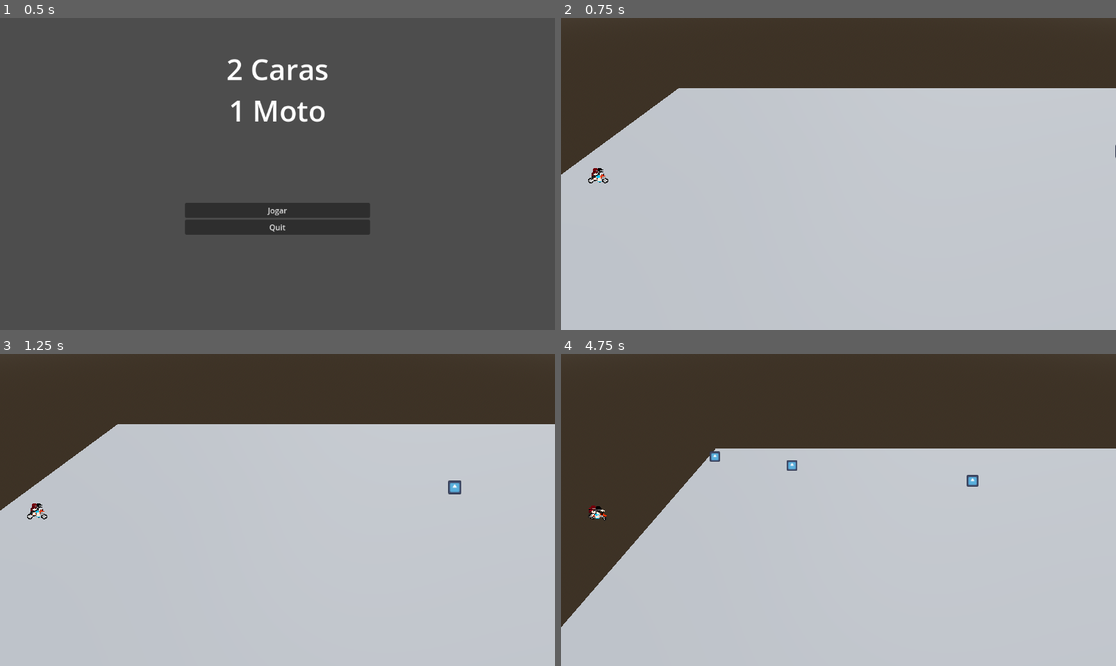
Above: before the commit, frames 1-4 (two rows, left to right).
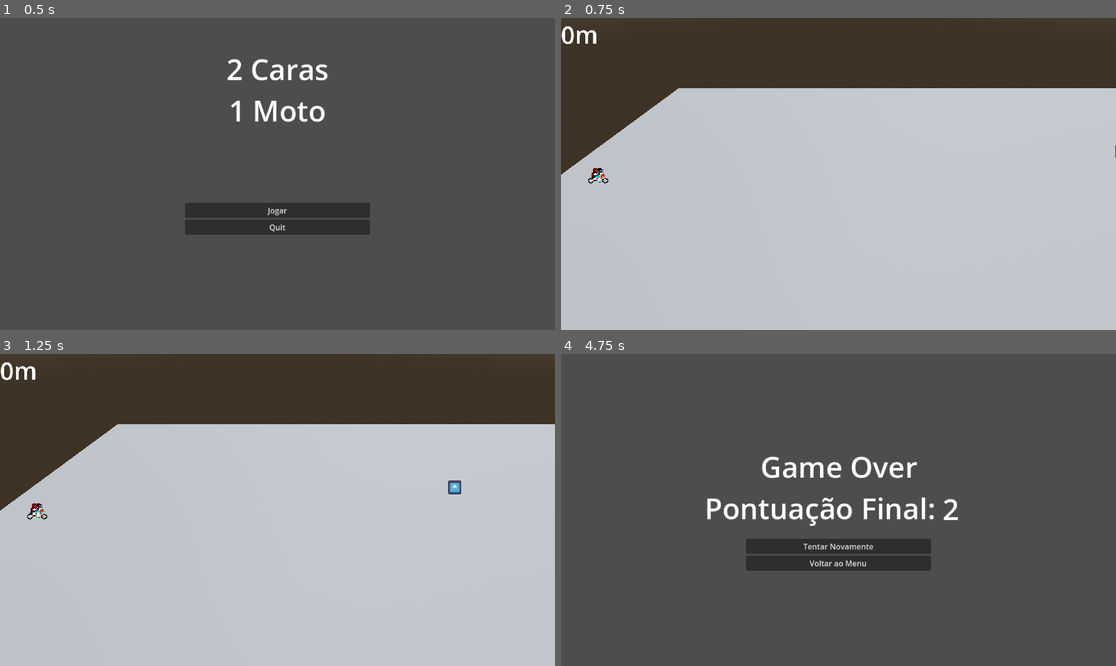
Above: after the commit, the same moments.

Repository: pedropauloo/mbj
Game: Godot game, scene res://scenes/scene_controller.tscn
The game is run twice, just before and just after one commit, with the same random seed, the same clock (stepped at 60 frames per second) and the same inputs. The engine's default icon, where the game draws it, is replaced by a stand-in: a white triangle on a blue panel in a dark square.
Inputs:
- Up to frame 1 (0.5 s): no input
- Up to frame 2 (0.75 s): click "Jogar" at 0.5 s
- Up to frame 3 (1.25 s): no input
- Up to frame 4 (4.75 s): tap Enter (ui_accept) at 1.25, 1.52, 2.27, 3.77, 4.52 s; hold Up (ui_up) 1.28-2.78 s; hold Left (ui_left) 2.78-4.28 s; hold Down (ui_down) from 4.28 s (still down)

Frame 1 is identical in both runs. In frame 2, 0.2% of the frame differs, in the area x 0-7%, y 2-9%; in frame 3, 0.2%; in frame 4, 100%, in the area x 0-100%, y 0-100%.

Commit message:
feat/fix: saving score and fix replay bug

Diff:
--- a/project.godot
+++ b/project.godot
@@ -12,7 +12,7 @@
 
 config/name="2Caras1Moto"
 run/main_scene="res://scenes/scene_controller.tscn"
-config/features=PackedStringArray("4.1", "GL Compatibility")
+config/features=PackedStringArray("4.0", "GL Compatibility")
 config/icon="res://icon.svg"
 
 [importer_defaults]
--- a/scenes/game/actors/player/player.gd
+++ b/scenes/game/actors/player/player.gd
@@ -16,21 +16,24 @@
 	if Input.is_action_just_pressed("ui_accept"):
 		jump()
 
-	# UP = -z, DOWN = +Z, RIGHT = +x, LEFT = -x
-	var input_dir =  Input.get_vector("ui_up","ui_down","ui_right","ui_left")
-	var direction = (transform.basis * Vector3(input_dir.x, 0, input_dir.y)).normalized()
+	# RIGHT = +x, LEFT = -x, UP = -z, DOWN = +z
+	var input_dir =  Input.get_vector("ui_right","ui_left","ui_up","ui_down",)
+	var direction = (Vector3(input_dir.x, 0, input_dir.y)).normalized()
 	if direction:
-		if direction.z > 0:
-			animation.play("turn_right")
-		elif direction.z < 0:
-			animation.play("turn_left")
-		velocity.x = direction.x * speed
-		velocity.z = direction.z * speed
+		if(animation.current_animation != 'jump'):
+			if direction.z > 0:
+				animation.play("turn_right")
+			elif direction.z < 0:
+				animation.play("turn_left")
+			else:
+				animation.play("riding")
+			#velocity.x = direction.x * speed
+			velocity.z = direction.z * speed
 	else:
-		animation.queue("riding")
+		if(animation.current_animation != 'jump'):
+			animation.play("riding")
 		velocity.x = move_toward(velocity.x, 0 , speed)
 		velocity.z = move_toward(velocity.z, 0 , speed)
-
 	move_and_slide()
 
 func jump():
--- a/scenes/game/actors/player/player.tscn
+++ b/scenes/game/actors/player/player.tscn
@@ -5,24 +5,6 @@
 
 [sub_resource type="BoxShape3D" id="BoxShape3D_u4pkw"]
 size = Vector3(1.2, 1, 1.2)
-
-[sub_resource type="Animation" id="Animation_q41m2"]
-resource_name = "riding"
-length = 0.4
-loop_mode = 1
-step = 0.2
-tracks/0/type = "value"
-tracks/0/imported = false
-tracks/0/enabled = true
-tracks/0/path = NodePath("Sprite3D:frame")
-tracks/0/interp = 1
-tracks/0/loop_wrap = true
-tracks/0/keys = {
-"times": PackedFloat32Array(0, 0.2),
-"transitions": PackedFloat32Array(1, 1),
-"update": 1,
-"values": [0, 1]
-}
 
 [sub_resource type="Animation" id="Animation_ghrbo"]
 length = 0.001
@@ -51,38 +33,6 @@
 "values": [Vector2i(0, 0)]
 }
 
-[sub_resource type="Animation" id="Animation_5ion1"]
-resource_name = "turn_right"
-length = 0.1
-tracks/0/type = "value"
-tracks/0/imported = false
-tracks/0/enabled = true
-tracks/0/path = NodePath("Sprite3D:frame")
-tracks/0/interp = 1
-tracks/0/loop_wrap = true
-tracks/0/keys = {
-"times": PackedFloat32Array(0),
-"transitions": PackedFloat32Array(1),
-"update": 1,
-"values": [4]
-}
-
-[sub_resource type="Animation" id="Animation_tycii"]
-resource_name = "turn left"
-length = 0.1
-tracks/0/type = "value"
-tracks/0/imported = false
-tracks/0/enabled = true
-tracks/0/path = NodePath("Sprite3D:frame")
-tracks/0/interp = 1
-tracks/0/loop_wrap = true
-tracks/0/keys = {
-"times": PackedFloat32Array(0),
-"transitions": PackedFloat32Array(1),
-"update": 1,
-"values": [3]
-}
-
 [sub_resource type="Animation" id="Animation_1n013"]
 resource_name = "jump"
 length = 1.2
@@ -109,6 +59,56 @@
 "transitions": PackedFloat32Array(1, 1, 1, 1, 1, 1, 1, 1, 1),
 "update": 0,
 "values": [Vector3(-0.785398, 1.5708, 0), Vector3(-0.785398, 1.5708, 0.0872665), Vector3(-0.785398, 1.5708, 0.174533),  …(219 unchanged characters)…
+}
+
+[sub_resource type="Animation" id="Animation_q41m2"]
+resource_name = "riding"
+length = 0.4
+loop_mode = 1
+step = 0.2
+tracks/0/type = "value"
+tracks/0/imported = false
+tracks/0/enabled = true
+tracks/0/path = NodePath("Sprite3D:frame")
+tracks/0/interp = 1
+tracks/0/loop_wrap = true
+tracks/0/keys = {
+"times": PackedFloat32Array(0, 0.2),
+"transitions": PackedFloat32Array(1, 1),
+"update": 1,
+"values": [0, 1]
+}
+
+[sub_resource type="Animation" id="Animation_tycii"]
+resource_name = "turn left"
+length = 0.1
+tracks/0/type = "value"
+tracks/0/imported = false
+tracks/0/enabled = true
+tracks/0/path = NodePath("Sprite3D:frame")
+tracks/0/interp = 1
+tracks/0/loop_wrap = true
+tracks/0/keys = {
+"times": PackedFloat32Array(0),
+"transitions": PackedFloat32Array(1),
+"update": 1,
+"values": [3]
+}
+
+[sub_resource type="Animation" id="Animation_5ion1"]
+resource_name = "turn_right"
+length = 0.1
+tracks/0/type = "value"
+tracks/0/imported = false
+tracks/0/enabled = true
+tracks/0/path = NodePath("Sprite3D:frame")
+tracks/0/interp = 1
+tracks/0/loop_wrap = true
+tracks/0/keys = {
+"times": PackedFloat32Array(0),
+"transitions": PackedFloat32Array(1),
+"update": 1,
+"values": [4]
 }
 
 [sub_resource type="AnimationLibrary" id="AnimationLibrary_glnaa"]
--- a/scenes/game/levels/Level.gd
+++ b/scenes/game/levels/Level.gd
@@ -1,6 +1,15 @@
 class_name Level extends Node3D
+@onready var score = 0
 signal game_over()
 
 func _process(delta):
 	if($player.hp <= 0):
 		emit_signal('game_over')
+
+func save():
+	var save_dict = {
+		"username" : "TST",
+		"score" : score
+		#"hp" : 100
+	}
+	return save_dict
--- a/scenes/game/levels/level_1/level_1.gd
+++ b/scenes/game/levels/level_1/level_1.gd
@@ -2,6 +2,10 @@
 @onready var id = 10
 @onready var wall = load("res://scenes/game/objects/wall/wall.tscn")
 var wall_ready = true
+
+func _ready():
+	for i in $Obstacles.get_children():
+		i.queue_free()
 
 func _process(delta):
 	super._process(delta)
@@ -10,9 +14,13 @@
 		wall_inst.position.x = 50
 		wall_inst.position.y = 1
 		wall_inst.position.z = randi_range(16,-16)
-		get_tree().get_root().add_child(wall_inst)
+		$Obstacles.add_child(wall_inst)
 		wall_ready = false
 
 
-func _on_timer_timeout():
+func _on_timer_wall_timeout():
 	wall_ready = true
+
+func _on_timer_points_timeout():
+	score += 1
+	$Score.text = str(score) + 'm'
--- a/scenes/game/levels/level_1/level_1.tscn
+++ b/scenes/game/levels/level_1/level_1.tscn
@@ -21,6 +21,9 @@
 [sub_resource type="PlaneMesh" id="PlaneMesh_vln0p"]
 size = Vector2(140, 40)
 
+[sub_resource type="BoxShape3D" id="BoxShape3D_e8i83"]
+size = Vector3(200, 10, 0)
+
 [node name="level_1" type="Node3D"]
 script = ExtResource("1_lyuwy")
 metadata/_edit_lock_ = true
@@ -32,6 +35,8 @@
 transform = Transform3D(-0.866023, -0.433016, 0.250001, 0, 0.499998, 0.866027, -0.500003, 0.749999, -0.43301, 0, 0, 0)
 
 [node name="Ground" type="StaticBody3D" parent="."]
+metadata/_edit_group_ = true
+metadata/_edit_lock_ = true
 
 [node name="CollisionShape3D" type="CollisionShape3D" parent="Ground"]
 transform = Transform3D(1, 0, 0, 0, 1, 0, 0, 0, 1, 65, 0, 0)
@@ -42,14 +47,42 @@
 mesh = SubResource("PlaneMesh_vln0p")
 skeleton = NodePath("")
 
+[node name="Walls" type="Node3D" parent="."]
+
+[node name="WallRight" type="StaticBody3D" parent="Walls"]
+transform = Transform3D(1, 0, 0, 0, 1, 0, 0, 0, 1, 0, 0, 5)
+
+[node name="CollisionShape3D" type="CollisionShape3D" parent="Walls/WallRight"]
+shape = SubResource("BoxShape3D_e8i83")
+metadata/_edit_lock_ = true
+
+[node name="WallLeft" type="StaticBody3D" parent="Walls"]
+transform = Transform3D(1, 0, 0, 0, 1, 0, 0, 0, 1, 0, 0, -5)
+
+[node name="CollisionShape3D" type="CollisionShape3D" parent="Walls/WallLeft"]
+shape = SubResource("BoxShape3D_e8i83")
+metadata/_edit_lock_ = true
+
+[node name="Obstacles" type="Node3D" parent="."]
+
 [node name="player" parent="." instance=ExtResource("2_x6irs")]
 transform = Transform3D(1.19249e-08, 0, -1, 0, 1, 0, 1, 0, 1.19249e-08, 0.00771284, 1, 0.0148174)
 
 [node name="Camera3D" type="Camera3D" parent="player"]
 transform = Transform3D(-4.37114e-08, -0.707107, 0.707107, 0, 0.707107, 0.707107, -1, 3.09086e-08, -3.09086e-08, 12, 12, -20)
 
-[node name="Timer" type="Timer" parent="."]
+[node name="TimerWall" type="Timer" parent="."]
 wait_time = 0.5
 autostart = true
 
-[connection signal="timeout" from="Timer" to="." method="_on_timer_timeout"]
+[node name="TimerPoints" type="Timer" parent="."]
+autostart = true
+
+[node name="Score" type="Label" parent="."]
+offset_right = 193.0
+offset_bottom = 58.0
+theme_override_font_sizes/font_size = 50
+text = "0m"
+
+[connection signal="timeout" from="TimerWall" to="." method="_on_timer_wall_timeout"]
+[connection signal="timeout" from="TimerPoints" to="." method="_on_timer_points_timeout"]
--- a/scenes/game/objects/wall/wall.tscn
+++ b/scenes/game/objects/wall/wall.tscn
@@ -17,7 +17,4 @@
 transform = Transform3D(0.999999, -0.00124981, 0.000778607, 0.00125034, 0.999999, -0.000682435, -0.000777757, 0.000683403, 0.999999, 0, 0, 0)
 shape = SubResource("BoxShape3D_6wkxh")
 
-[node name="Camera3D" type="Camera3D" parent="."]
-transform = Transform3D(1, 0, 0, 0, -4.37114e-08, 1, 0, -1, -4.37114e-08, 0, 12, 0)
-
 [connection signal="body_entered" from="." to="." method="_on_body_entered"]
--- a/scenes/menus/game_over/game_over.gd
+++ b/scenes/menus/game_over/game_over.gd
@@ -2,6 +2,9 @@
 @onready var id = 0
 signal play()
 signal back_menu()
+
+func _ready():
+	$FinalScore.text = str(get_parent().load_game().score)
 
 func _on_try_again_pressed():
 	emit_signal('play')
--- a/scenes/menus/game_over/game_over.tscn
+++ b/scenes/menus/game_over/game_over.tscn
@@ -12,20 +12,30 @@
 script = ExtResource("1_343qj")
 metadata/_edit_lock_ = true
 
-[node name="GameOver" type="Label" parent="."]
+[node name="GameOverLavel" type="Label" parent="."]
 layout_mode = 1
 anchors_preset = -1
 anchor_left = -0.16
 anchor_top = 0.012
 anchor_right = -0.16
 anchor_bottom = 0.012
-offset_left = 592.32
-offset_top = 240.224
-offset_right = 927.32
-offset_bottom = 326.224
+offset_left = 480.32
+offset_top = 184.224
+offset_right = 1043.32
+offset_bottom = 356.224
 theme_override_font_sizes/font_size = 60
-text = "Game Over"
+text = "Game Over
+Pontuação Final:     "
 horizontal_alignment = 1
+
+[node name="FinalScore" type="Label" parent="."]
+layout_mode = 0
+offset_left = 792.0
+offset_top = 280.0
+offset_right = 904.0
+offset_bottom = 366.0
+theme_override_font_sizes/font_size = 60
+text = "0"
 
 [node name="VBoxContainer" type="VBoxContainer" parent="."]
 layout_mode = 0
--- a/scenes/scene_controller.gd
+++ b/scenes/scene_controller.gd
@@ -7,6 +7,7 @@
 
 
 func connect_signals():
+	# Main Menu
 	if(current_level.id == 0):
 		current_level.play.connect(_on_play)
 		current_level.back_menu.connect(_on_back_menu)
@@ -27,6 +28,7 @@
 	change_level(level)
 
 func _on_game_over():
+	save_game()
 	var level = load("res://scenes/menus/game_over/game_over.tscn").instantiate()
 	change_level(level)
 
@@ -38,3 +40,23 @@
 	current_level.queue_free()
 	current_level = next_level
 	connect_signals()
+
+
+func save_game():
+	var save_game = FileAccess.open("user://savegame.save", FileAccess.WRITE)
+	var json_string = JSON.stringify(current_level.save())
+	save_game.store_line(json_string)
+
+func load_game():
+	if not FileAccess.file_exists("user://savegame.save"):
+		return
+
+	var save_game = FileAccess.open("user://savegame.save", FileAccess.READ)
+
+	while save_game.get_position() < save_game.get_length():
+		var json_string = save_game.get_line()
+		var json = JSON.new()
+		var parse_result = json.parse(json_string)
+		var node_data = json.get_data()
+
+		return node_data
Not shown, changed: icon.svg.import
Not shown: 1 places in scenes/game/levels/level_1/level_1.tscn that only renumber resources
